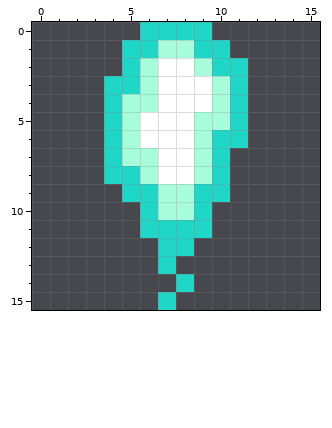
Two versions of one pixel-art file, textures/player_attack.aseprite. The picture above was drawn from the file before the commit.
16x16 pixels, 1 frame.
Now the later version:
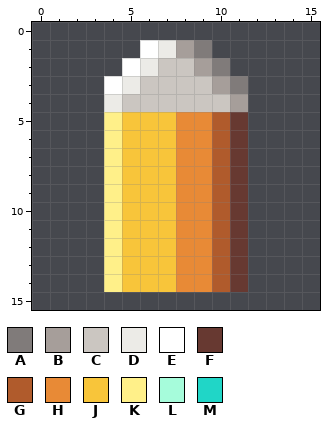
Palette (. is transparent): A #807b7a  B #a69e9a  C #cbc6c1  D #ecebe7  E #ffffff  F #673931  G #b05b2c  H #e88a36  J #f8c53a  K #fff089  L #a6fcdb  M #20d6c7
Diff:
layer "Layer 1" now hidden
layer "Tuble Bullet" added
Changed rows in their new state; - is an unchanged pixel.
first column x 4:
 0 --....--
 1 -.EDBA.-
 2 -EDCCBA.
 3 EDCCCCBA
 4 DCCCCCCB
 5 KJJJHHGF
 6 KJJJHHGF
 7 KJJJHHGF
 8 KJJJHHGF
 9 KJJJHHGF
10 KJJJHHGF
11 KJJJHHGF
12 KJJJHHGF
13 KJJJHHGF
14 KJJJHHGF
15 ---.----
